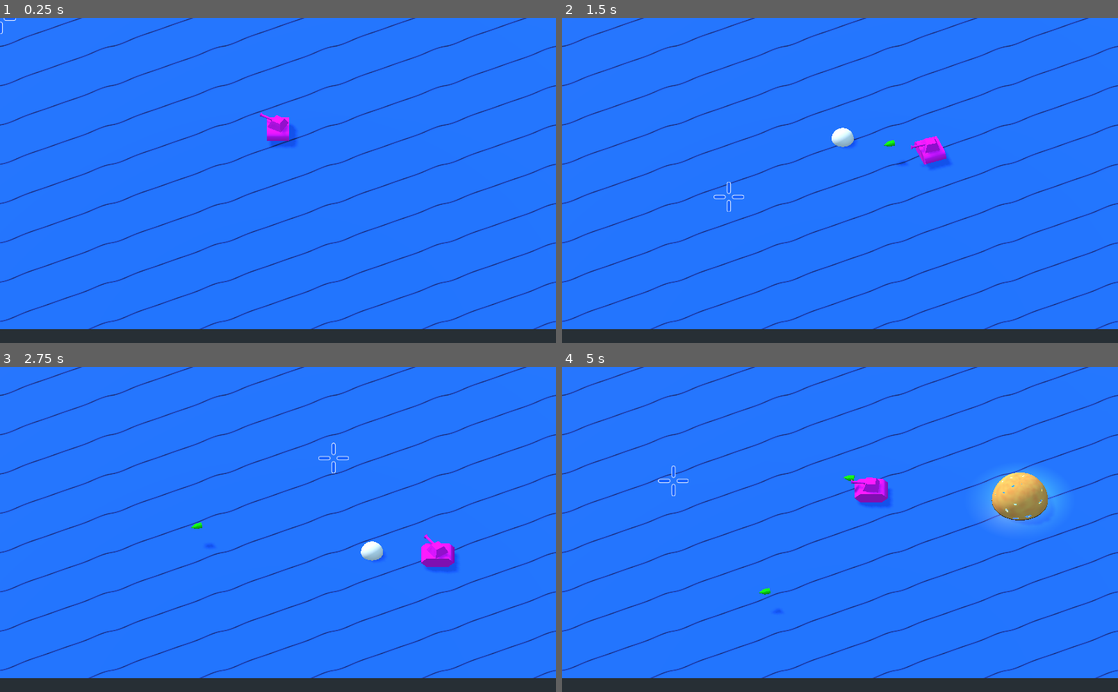
Above: before the commit, frames 1-4 (two rows, left to right).
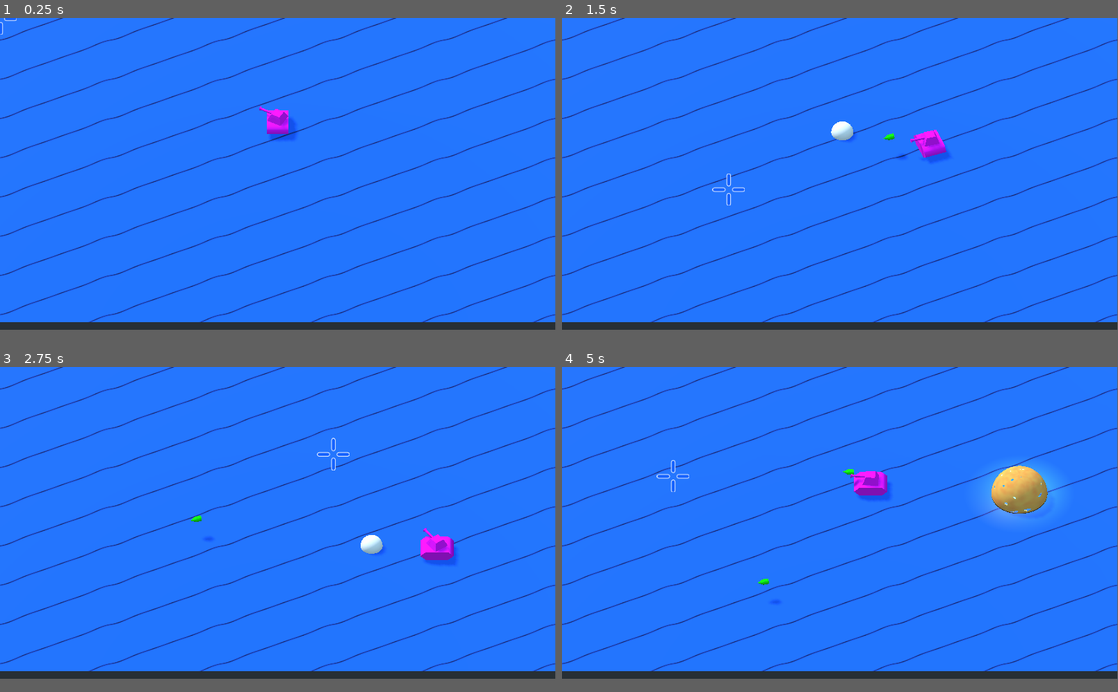
Above: after the commit, the same moments.

Repository: Hasnep/combatanks
Game: Godot game, scene res://World.tscn
Same seed, same stepped clock (60 frames per second), same inputs: the game is played once before the commit and once after it.
Inputs (mouse positions are in pixels of both pictures, inside the frame that each line leads up to):
- Up to frame 1 (0.25 s): no input
- Up to frame 2 (1.5 s): tap Enter at 0.5 s; move the mouse to (962, 164) at 0.52 s; hold Right (move_right) 0.53-1.28 s; right-click (962, 164) at 0.6 s; move the mouse to (728, 196) at 1.27 s; hold Down (move_down) from 1.28 s (still down); click (728, 196) at 1.35 s
- Up to frame 3 (2.75 s): move the mouse to (333, 458) at 2.02 s; release Down (move_down) at 2.03 s; hold Right (move_right) from 2.03 s (still down); right-click (333, 458) at 2.1 s
- Up to frame 4 (5 s): move the mouse to (812, 594) at 2.77 s; release Right (move_right) at 2.78 s; hold Up (move_up) 2.78-3.53 s; click (812, 594) at 2.85 s; move the mouse to (1006, 578) at 3.52 s; hold Left (move_left) from 3.53 s (still down); right-click (1006, 578) at 3.6 s; move the mouse to (673, 480) at 4.27 s; click (673, 480) at 4.35 s
The window is 800x468 before the commit and 799x449 after it. Grey fills any space a smaller window leaves; there, only what the larger window draws over its background counts as a difference.

The runs differ from the first frame. In frame 1, 8.8% of the frame differs, in the area x 0-100%, y 0-96%; in frame 2, 9.2%; in frame 3, 9.3%; in frame 4, 9.9%.

Commit message:
Resize window

Diff:
--- a/project.godot
+++ b/project.godot
@@ -20,6 +20,8 @@
 
 [display]
 
+window/size/width=960
+window/size/height=540
 window/size/fullscreen=true
 window/vsync/use_vsync=false
 
